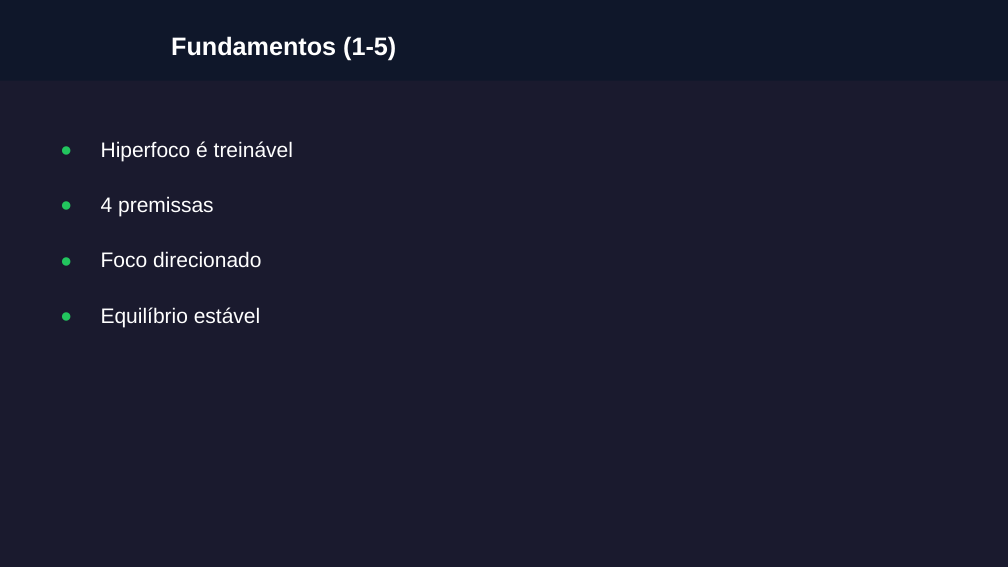
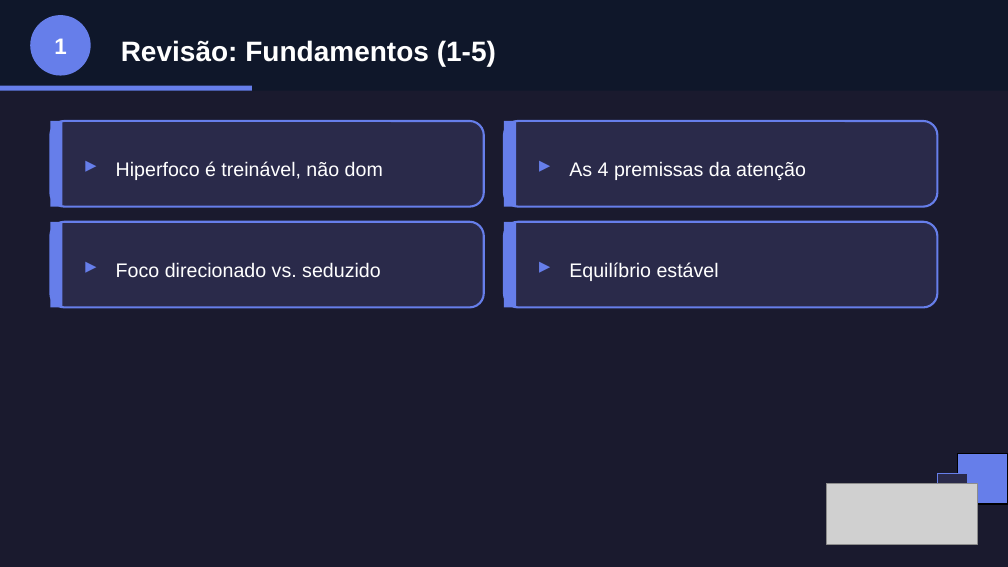
Before and after one commit to almirmeira/educa-com-talento, a slide deck: slide 3 of apresentacoes/foco-produtividade/aula-20-consolidacao-modulo1.pptx. Drawn at 1008x567 pixels with LibreOffice and Linux fonts; fonts in the diff are those of the drawing; grey boxes stand for pictures. Boxes give left, top, right and bottom in pixels: in the first picture for what was removed or moved away, otherwise in the second. Text is boxed around its words. In the diff, an @@ line names an element or a change of style, - is before the commit and + after.

```diff
--- a/apresentacoes/foco-produtividade/aula-20-consolidacao-modulo1.pptx
+++ b/apresentacoes/foco-produtividade/aula-20-consolidacao-modulo1.pptx
@@ rectangle: place and size @@
-rectangle at <box>0,0,1008,81</box>
+rectangle at <box>0,0,1008,91</box>
@@ ellipse added at <box>30,15,91,76</box>, fill #667EEA @@
@@ text added at <box>54,38,66,54</box>, 16 pt, text #FFFFFF, bold @@
+1
@@ text at <box>121,40,496,66</box>: text changed; size 18 to 20 pt @@
-Fundamentos (1-5)
+Revisão: Fundamentos (1-5)
@@ rectangle added at <box>0,86,252,91</box>, fill #667EEA @@
@@ rounded rectangle added at <box>50,121,484,207</box>, fill #2A2A4A, outline #667EEA 1.5 pt @@
@@ rectangle added at <box>50,121,62,207</box>, fill #667EEA @@
@@ text at <box>76,146,106,181</box>: text changed; size 14 to 16 pt; text colour #22C55E to #667EEA; bold on @@
-●
+▸
@@ rounded rectangle added at <box>504,121,937,207</box>, fill #2A2A4A, outline #667EEA 1.5 pt @@
@@ rectangle added at <box>504,121,516,207</box>, fill #667EEA @@
@@ text at <box>529,146,559,181</box>: text changed; size 14 to 16 pt; text colour #22C55E to #667EEA; bold on @@
-●
+▸
@@ text at <box>116,161,383,180</box>: text changed; size 15 to 14 pt @@
-Hiperfoco é treinável
+Hiperfoco é treinável, não dom
@@ text at <box>569,161,806,180</box>: text changed; size 15 to 14 pt @@
-4 premissas
+As 4 premissas da atenção
@@ rounded rectangle added at <box>50,222,484,307</box>, fill #2A2A4A, outline #667EEA 1.5 pt @@
@@ rectangle added at <box>50,222,62,307</box>, fill #667EEA @@
@@ rounded rectangle added at <box>504,222,937,307</box>, fill #2A2A4A, outline #667EEA 1.5 pt @@
@@ rectangle added at <box>504,222,516,307</box>, fill #667EEA @@
@@ text at <box>76,247,106,282</box>: text changed; size 14 to 16 pt; text colour #22C55E to #667EEA; bold on @@
-●
+▸
@@ text at <box>116,262,381,277</box>: text changed; size 15 to 14 pt @@
-Foco direcionado
+Foco direcionado vs. seduzido
@@ text at <box>529,247,559,282</box>: text changed; size 14 to 16 pt; text colour #22C55E to #667EEA; bold on @@
-●
+▸
@@ text "Equilíbrio estável": place and size @@
-text "Equilíbrio estável" at <box>101,307,260,327</box>
+text "Equilíbrio estável" at <box>569,262,719,281</box>
@@ text "Equilíbrio estável" at <box>569,262,719,281</box>: size 15 to 14 pt @@
@@ rectangle added at <box>937,474,968,504</box>, fill #2A2A4A, outline #667EEA 1 pt @@
@@ rectangle added at <box>958,454,1008,504</box>, fill #667EEA, outline #000000 1 pt @@
@@ picture added at <box>827,484,978,544</box> @@
```
Also in this commit, not shown: 7 other slides changed, 1 slide added, 1 slide removed, 27 other files.
